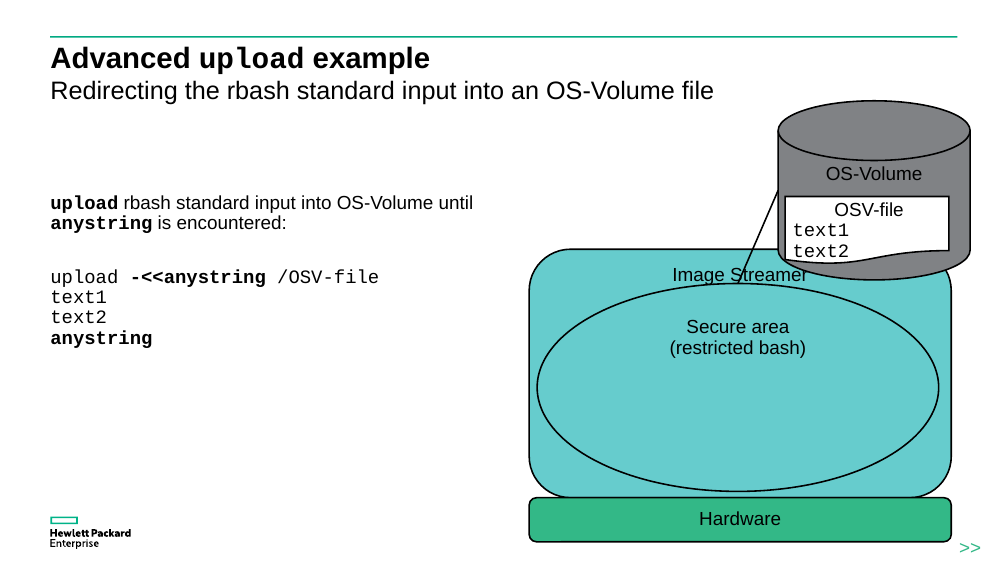
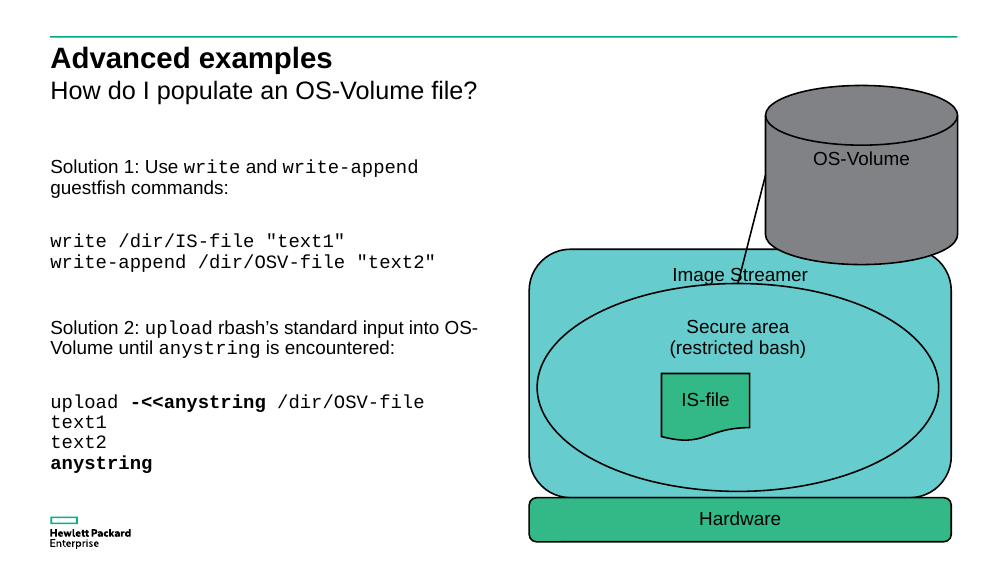
Before and after one commit to donzef/image-streamer-linux, a slide deck: slide 19 of docs/Guestfish-and-ImageStreamer.ppsx. Drawn at 1008x567 pixels with LibreOffice and Linux fonts; fonts in the diff are those of the drawing. Boxes give left, top, right and bottom in pixels: in the first picture for what was removed or moved away, otherwise in the second. Text is boxed around its words. In the diff, an @@ line names an element or a change of style, - is before the commit and + after.

Commit message:
fixed typos

```diff
--- a/docs/Guestfish-and-ImageStreamer.ppsx
+++ b/docs/Guestfish-and-ImageStreamer.ppsx
@@ title at bbox=[50, 46, 333, 74]: text changed @@
-Advanced upload example
+Advanced examples
@@ text at bbox=[50, 80, 477, 104]: text changed @@
-Redirecting the rbash standard input into an OS-Volume file
+How do I populate an OS-Volume file?
@@ cylinder "OS-Volume": place and size @@
-cylinder "OS-Volume" at bbox=[778, 101, 970, 280]
+cylinder "OS-Volume" at bbox=[766, 85, 958, 265]
@@ text at bbox=[50, 159, 479, 473]: text changed @@
-upload rbash standard input into OS-Volume until anystring is encountered:
-upload -<<anystring /OSV-file
-text1
-text2
-anystring
+Solution 1: Use write and write-append guestfish commands:
+write /dir/IS-file "text1"
+write-append /dir/OSV-file "text2"
+Solution 2: upload rbash’s standard input into OS-Volume until anystring is encountered:
+upload -<<anystring /dir/OSV-file
+text1
+text2
+anystring
@@ line moved from (738, 284) - (778, 191) to (738, 284) - (766, 175) @@
@@ flow chart document "IS-file": place and size @@
-flow chart document "IS-file" at bbox=[785, 197, 949, 264]
+flow chart document "IS-file" at bbox=[662, 374, 750, 441]
@@ flow chart document "IS-file" at bbox=[662, 374, 750, 441]: vertical alignment top to middle; fill #FFFFFF to #33B887 @@
@@ text in flow chart document at bbox=[681, 392, 729, 406]: text changed; font Courier New to Arial @@
-OSV-file
-text1
-text2
+IS-file
@@ text removed at bbox=[932, 529, 1008, 567] @@
->>
```
Also in this commit, not shown: 20 other slides changed, 1 slide added.
